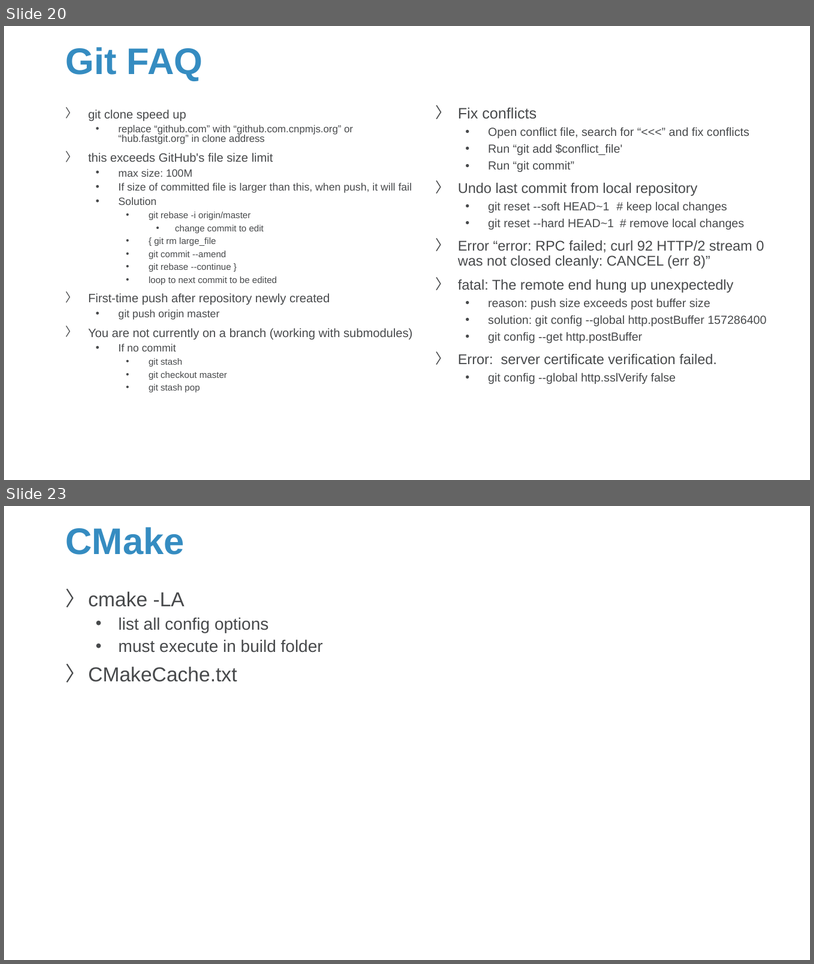
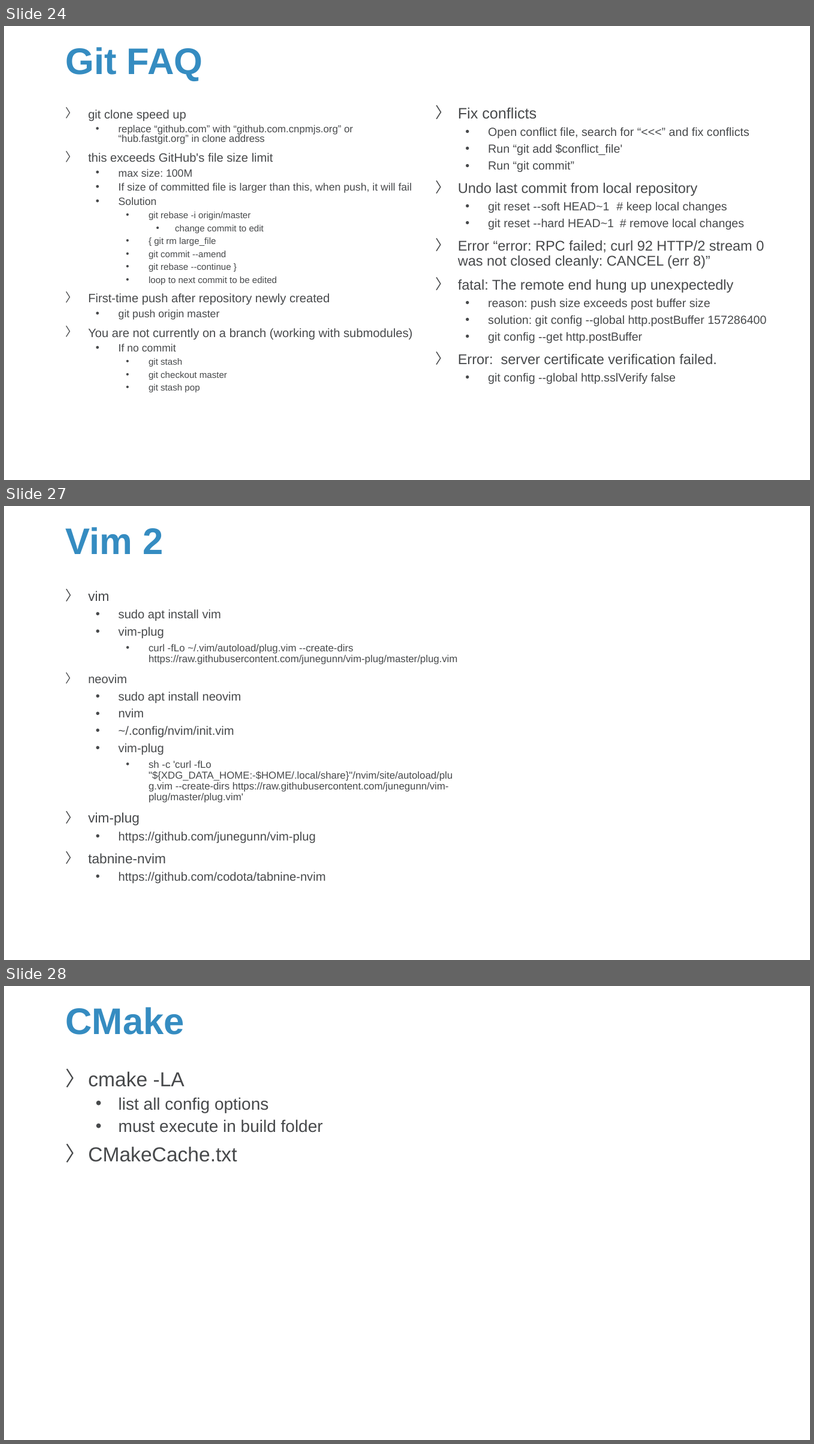
Before and after one commit to Sparks-Lu/TechNotes, a slide deck: Linux/Linux_Notes.pptx. Shown one above the other, each under a label of ours: slides 20 and 23 before the commit, slides 24, 27 and 28 after it; the slides between them are not shown. The pictures are 814x964 and 814x1444 pixels, drawn with LibreOffice and Linux fonts; fonts in the diff are those of the drawing; background and template pictures are left out. Boxes give left, top, right and bottom in pixels: in the first picture for what was removed or moved away, otherwise in the second. Text is boxed around its words. In the diff, an @@ line names an element or a change of style, - is before the commit and + after.

```diff
--- a/Linux/Linux_Notes.pptx
+++ b/Linux/Linux_Notes.pptx
@@ slide 27 added at [4,506,810,960], background picture (left out) @@
@@ title added at [65,527,163,554], 44 pt, text #358CC1, bold @@
+Vim 2
@@ text added at [88,591,458,883], 12 pt, text #47494B @@
+〉 vim
+  • sudo apt install vim
+  • vim-plug
+    • curl -fLo ~/.vim/autoload/plug.vim --create-dirs https://raw.githubusercontent.com/junegunn/vim-plug/master/plug.vim
+〉 neovim
+  • sudo apt install neovim
+  • nvim
+  • ~/.config/nvim/init.vim
+  • vim-plug
+    • sh -c 'curl -fLo "${XDG_DATA_HOME:-$HOME/.local/share}"/nvim/site/autoload/plug.vim --create-dirs https://raw.githubusercontent.com/junegunn/vim-plug/master/plug.vim'
+〉 vim-plug
+  • https://github.com/junegunn/vim-plug
+〉 tabnine-nvim
+  • https://github.com/codota/tabnine-nvim
@@ what was slide 20 is now slide 24 @@
@@ what was slide 23 is now slide 28 @@
```
Also in this commit, not shown: 6 slides changed, 9 other slides added, 1 other file.
